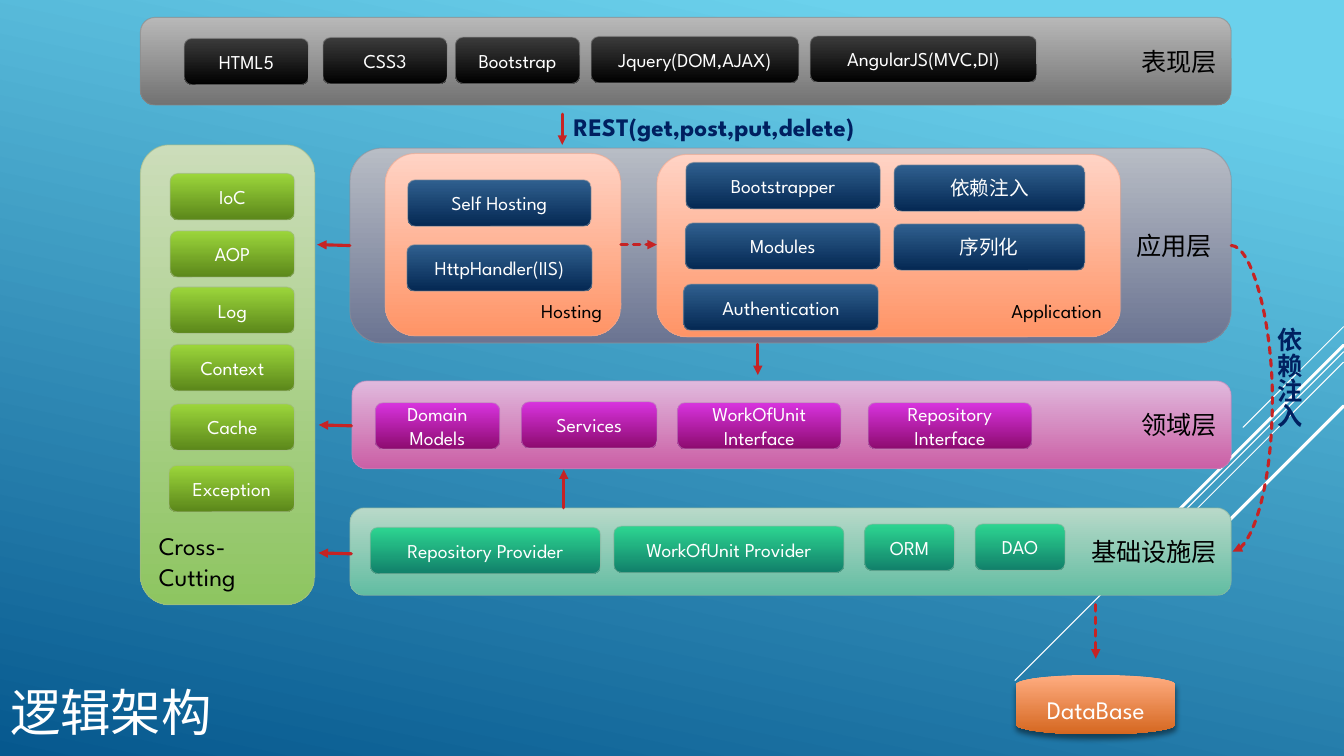
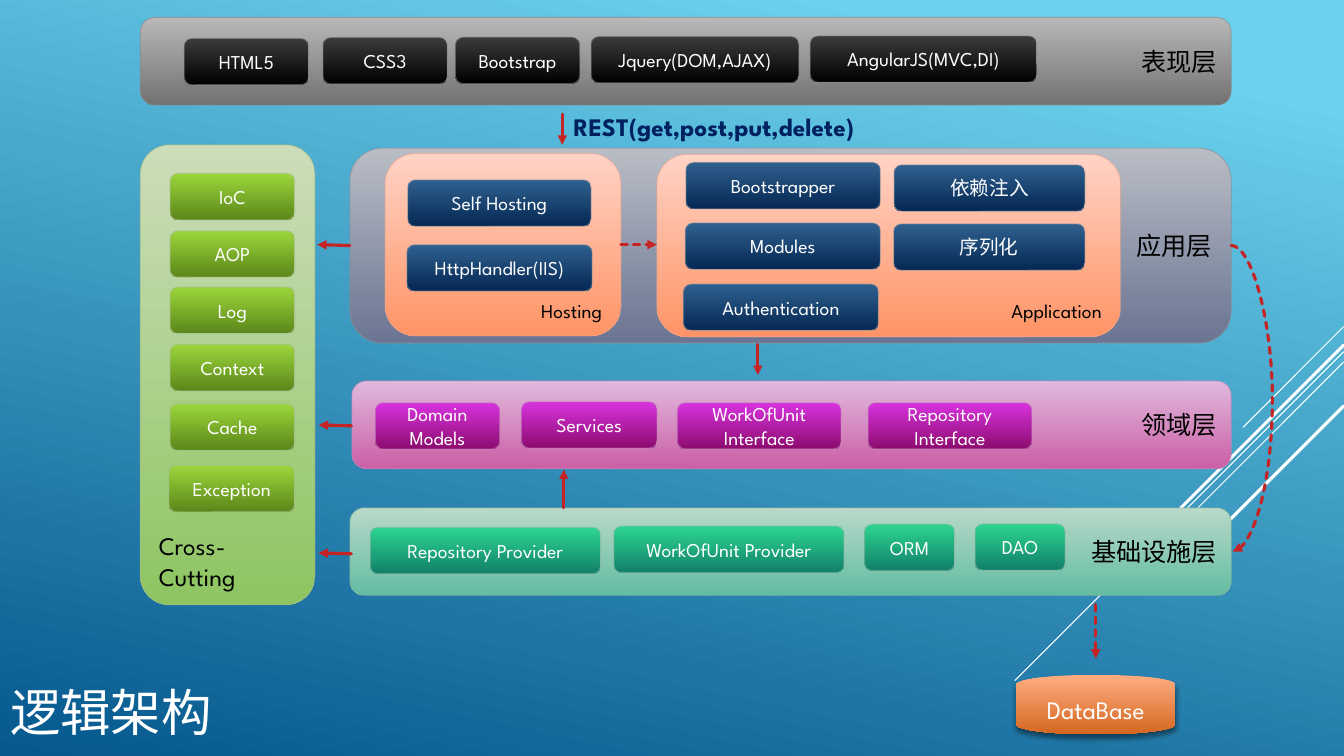
Before and after one commit to chanjettplus/Chanjet.TP, a slide deck: slide 2 of docs/T+服务端构架.pptx. Drawn at 1344x756 pixels with LibreOffice and Linux fonts; fonts in the diff are those of the drawing. Boxes give left, top, right and bottom in pixels: in the first picture for what was removed or moved away, otherwise in the second. Text is boxed around its words. In the diff, an @@ line names an element or a change of style, - is before the commit and + after.

```diff
--- a/docs/T+服务端构架.pptx
+++ b/docs/T+服务端构架.pptx
@@ text removed at (1278,328,1303,428) @@
-依赖注入
```
Also in this commit, not shown: 4 other slides changed, 1 slide added, 1 slide removed, 43 other files.
